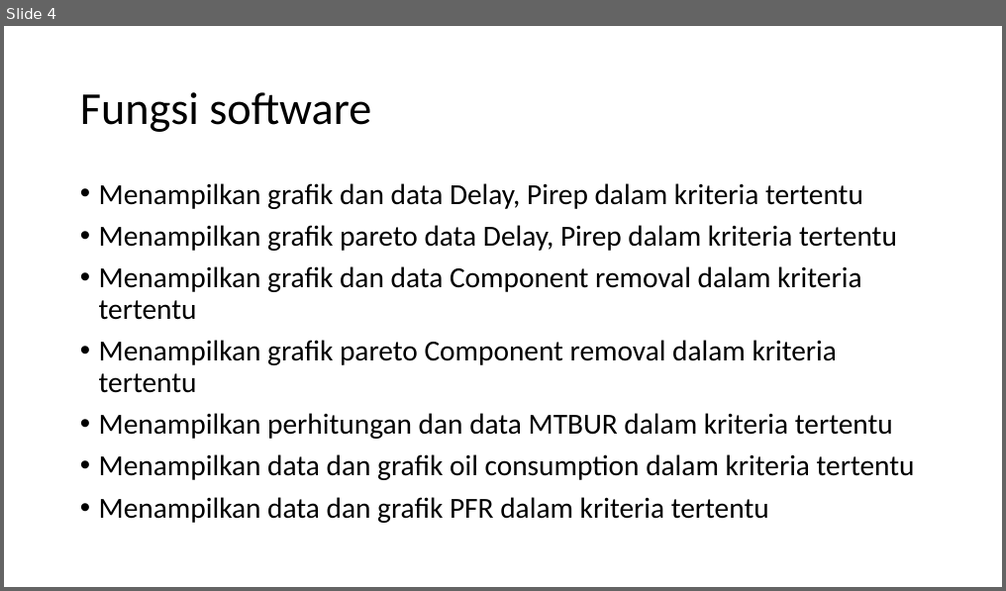
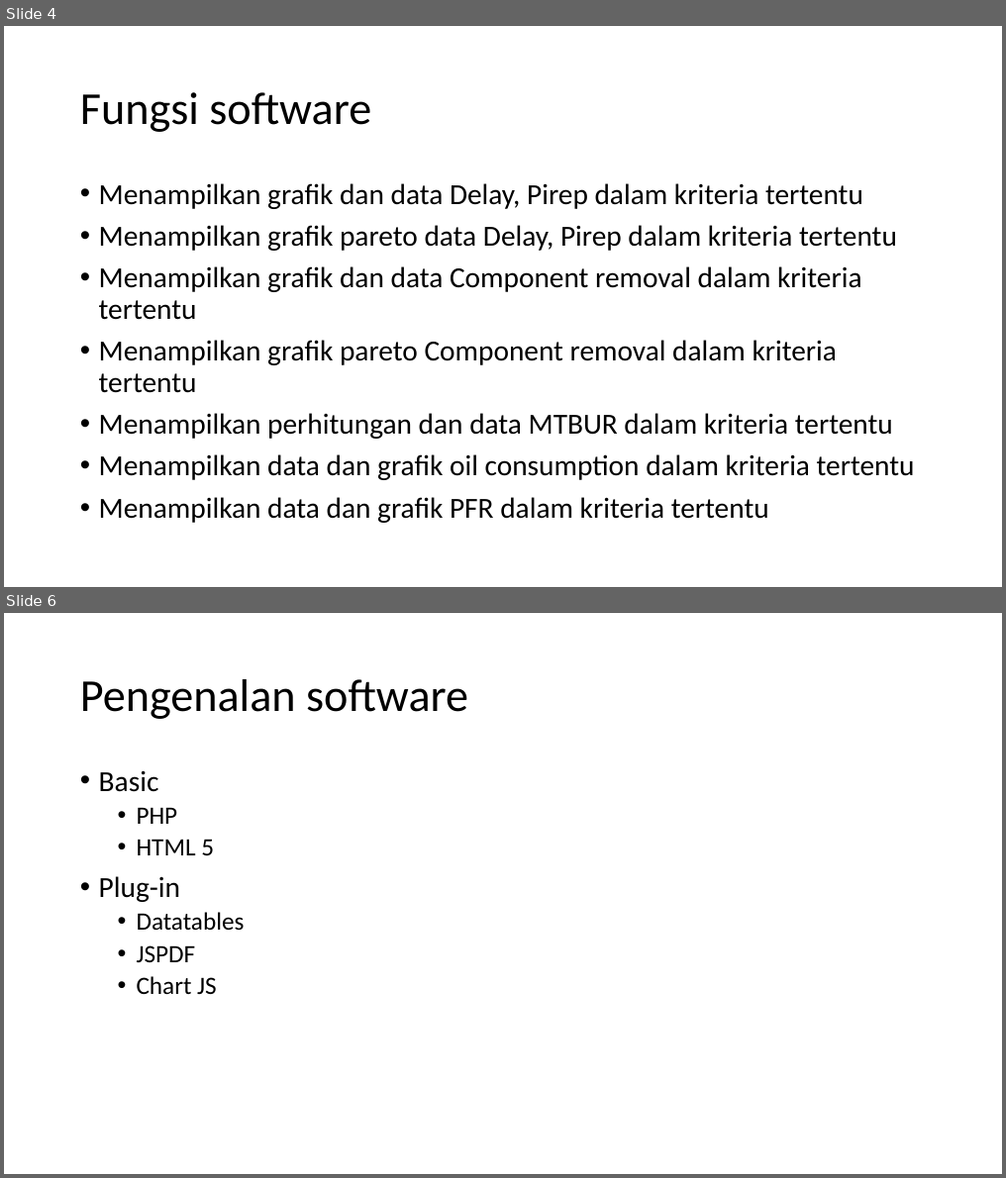
Before and after one commit to 4erka/GMF, a slide deck: Dokumen/ppt+kp.pptx. Shown one above the other, each under a label of ours: slide 4 before the commit, slides 4 and 6 after it; the slides between them are not shown. The pictures are 1006x591 and 1006x1178 pixels, drawn with LibreOffice and Linux fonts; fonts in the diff are those of the drawing. Boxes give left, top, right and bottom in pixels: in the first picture for what was removed or moved away, otherwise in the second. Text is boxed around its words. In the diff, an @@ line names an element or a change of style, - is before the commit and + after.

```diff
--- a/Dokumen/ppt+kp.pptx
+++ b/Dokumen/ppt+kp.pptx
@@ slide 6 added at [4, 613, 1002, 1174], background #FFFFFF @@
@@ title added at [80, 679, 468, 719], 44 pt, text #000000 @@
+Pengenalan software
@@ text added at [99, 770, 245, 995], 24 pt, text #000000 @@
+• Basic
+  • PHP
+  • HTML 5
+• Plug-in
+  • Datatables
+  • JSPDF
+  • Chart JS
```
Also in this commit, not shown: 1 slide changed, 1 other slide added, 1 slide removed, 1 other file.
